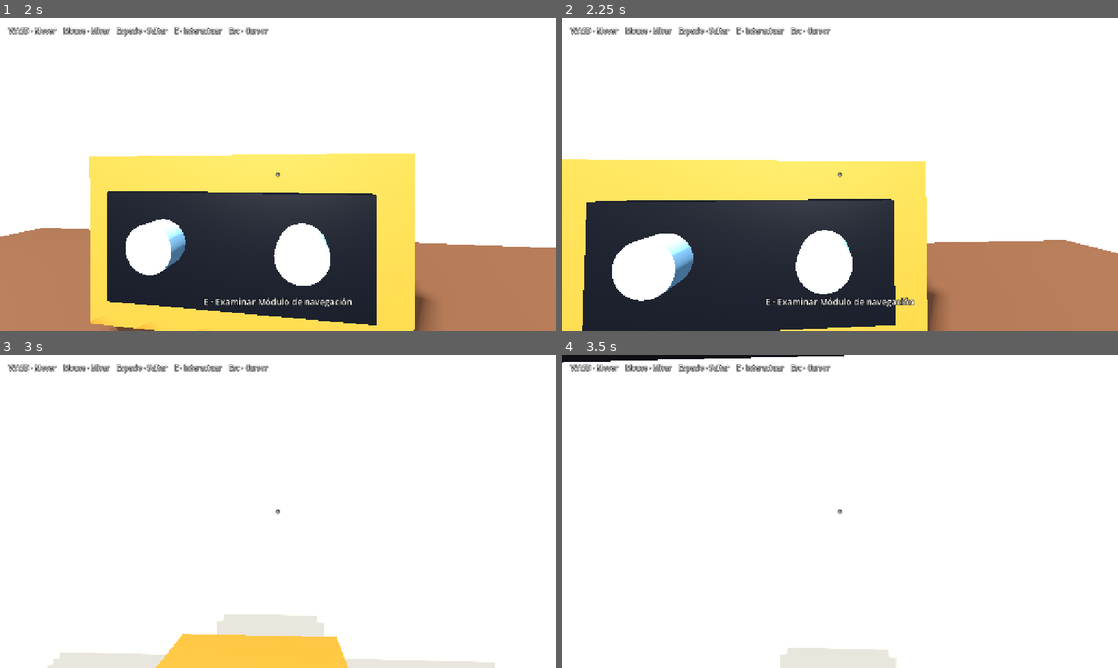
Above: before the commit, frames 1-4 (two rows, left to right).
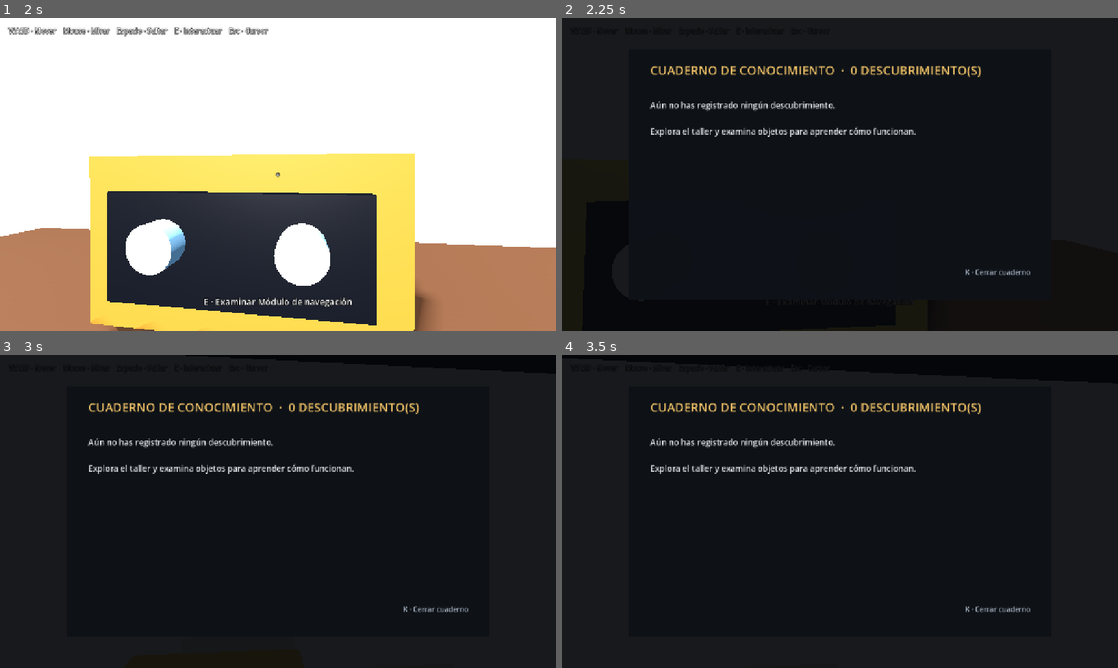
Above: after the commit, the same moments.

Repository: IDozy/starlightlegacy
Game: Godot game, scene res://scenes/main/main.tscn
Same seed, same stepped clock (60 frames per second), same inputs: the game is played once before the commit and once after it.
Inputs (mouse positions are in pixels of both pictures, inside the frame that each line leads up to):
- Up to frame 1 (2 s): tap Enter at 0.5, 1.35 s; move the mouse to (305, 174) at 0.52 s; hold W from 0.53 s (still down); tap E at 0.6 s; click (305, 174) at 0.67 s; tap Space at 0.77, 1.52 s; move the mouse to (250, 174) at 1.27 s
- Up to frame 2 (2.25 s): keep holding W; move the mouse to (851, 168) at 2.02 s; tap K at 2.1 s
- Up to frame 3 (3 s): keep holding W; tap Space at 2.75 s; move the mouse to (272, 517) at 2.77 s; tap E at 2.85 s; click (272, 517) at 2.92 s
- Up to frame 4 (3.5 s): keep holding W; tap Space at 3.02 s

Frame 1 is identical in both runs. In frame 2, 99% of the frame differs, in the area x 0-100%, y 0-100%; in frame 3, 100%; in frame 4, 99%.

Commit message:
feat: register global knowledge systems

Diff:
--- a/project.godot
+++ b/project.godot
@@ -17,6 +17,8 @@
 
 [autoload]
 
+KnowledgeRegistry="*res://systems/knowledge/knowledge_registry.gd"
+KnowledgeUI="*res://systems/knowledge/knowledge_ui.gd"
 SceneTransition="*res://systems/navigation/scene_transition.gd"
 
 [display]
